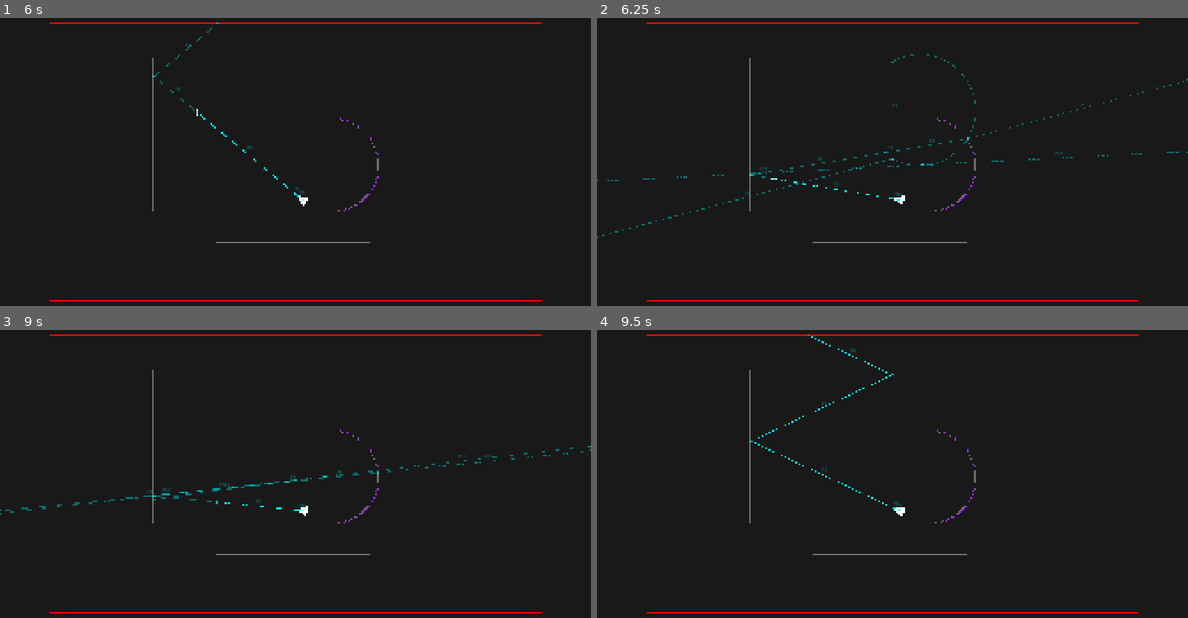
Above: before the commit, frames 1-4 (two rows, left to right).
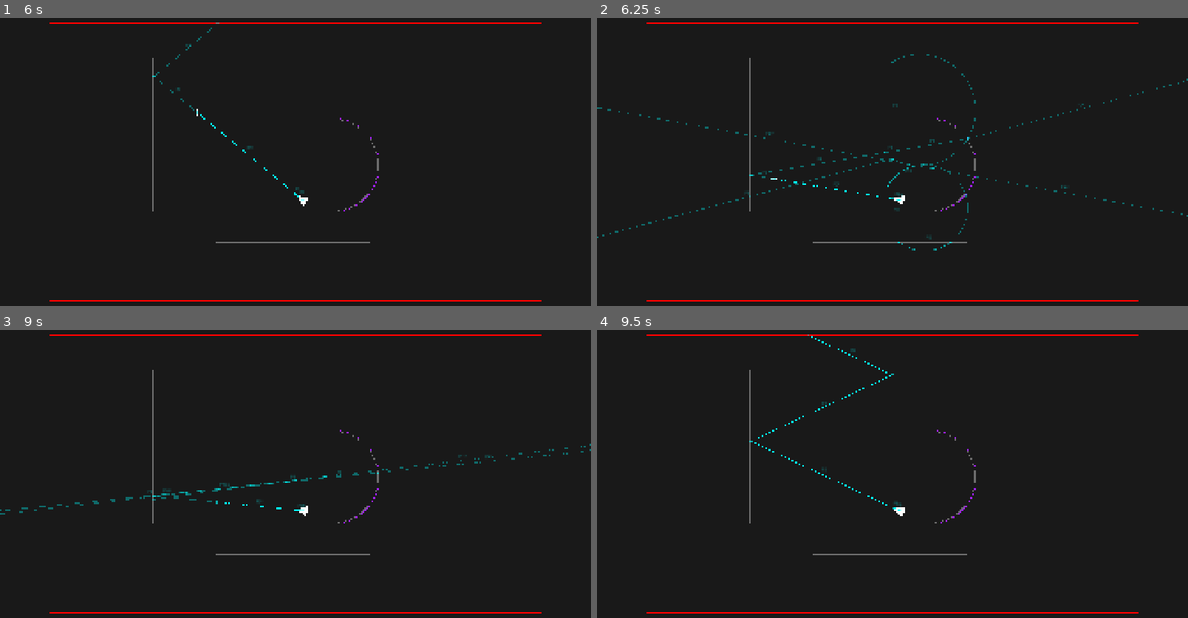
Above: after the commit, the same moments.

Repository: AlonKellner-RedHat/ricochet-game-v2
Game: Godot game, scene res://scenes/main.tscn
Two runs of this game, one before a commit and one after it. Both use one fixed random seed, a clock stepped at 60 frames per second and the inputs below. This scene is started directly instead of the project's main scene.
Inputs (mouse positions are in pixels of both pictures, inside the frame that each line leads up to):
- Up to frame 1 (6 s): tap Enter at 0.5, 3.5 s; move the mouse to (425, 144) at 0.52 s; hold D (move_right) 0.53-1.25 s; hold Space (fire) 0.53-1.25 s; click (425, 144) at 0.67 s; drag from (177, 179) to (265, 228) at 1.27 s; tap Space (fire) at 2, 5 s; move the mouse to (354, 90) at 2.02 s; hold D (move_right) 2.03-2.75 s; tap Alt at 2.1 s; drag from (265, 228) to (118, 113) at 2.77 s; move the mouse to (472, 210) at 3.52 s; hold A (move_left) 3.53-4.25 s; tap Tab at 3.6 s; drag from (118, 113) to (206, 78) at 4.27 s; move the mouse to (325, 162) at 5.02 s; hold S (move_down) 5.03-5.75 s; tap Z at 5.1 s; click (325, 162) at 5.17 s; drag from (206, 78) to (177, 179) at 5.77 s
- Up to frame 2 (6.25 s): no input
- Up to frame 3 (9 s): tap Enter at 6.5 s; move the mouse to (425, 456) at 6.52 s; hold W (move_up) 6.53-7.25 s; tap C at 6.6 s; drag from (177, 491) to (265, 540) at 7.27 s; tap Space (fire) at 8 s; move the mouse to (354, 402) at 8.02 s; hold S (move_down) 8.03-8.75 s; hold Shift 8.03-8.75 s; drag from (265, 540) to (118, 425) at 8.77 s
- Up to frame 4 (9.5 s): no input

Frame 1 is identical in both runs. In frame 2, 0.4% of the frame differs, in the area x 0-100%, y 31-81%; in frame 3, 0.2%; in frame 4, nothing differs.

Commit message:
Bisect commit 2: Möbius hardening
INF/NaN handling in apply(), cdiv zero-check, compose normalization,
invert() conjugating branch.

Co-Authored-By: Claude Opus 4.6 <noreply@anthropic.com>

Diff:
--- a/scripts/math/mobius_transform.gd
+++ b/scripts/math/mobius_transform.gd
@@ -30,13 +30,21 @@
 		false, IDENTITY_ID)
 
 func apply(point: Vector2) -> Vector2:
-	var z := Vector2(point.x, point.y)
+	if is_inf(point.x) or is_inf(point.y):
+		if c == Vector2.ZERO:
+			return Vector2(INF, INF)
+		return cdiv(a, c)
+	var z := point
 	if conjugating:
 		z = cconj(z)
 	var num := cmul(a, z) + b
 	var den := cmul(c, z) + d
-	var w := cdiv(num, den)
-	return Vector2(w.x, w.y)
+	if den == Vector2.ZERO:
+		return Vector2(INF, INF)
+	var result := cdiv(num, den)
+	if is_nan(result.x) or is_nan(result.y):
+		return Vector2(INF, INF)
+	return result
 
 func compose(other: MobiusTransform) -> MobiusTransform:
 	var m2_a := other.a
@@ -55,6 +63,14 @@
 	var new_c := cmul(c, m2_a) + cmul(d, m2_c)
 	var new_d := cmul(c, m2_b) + cmul(d, m2_d)
 
+	var max_mag := maxf(maxf(new_a.length(), new_b.length()), maxf(new_c.length(), new_d.length()))
+	if max_mag > 1e6:
+		var inv := 1.0 / max_mag
+		new_a *= inv
+		new_b *= inv
+		new_c *= inv
+		new_d *= inv
+
 	var new_conj: bool
 	if conjugating:
 		new_conj = not other.conjugating
@@ -64,12 +80,17 @@
 	return MobiusTransform.new(new_a, new_b, new_c, new_d, new_conj)
 
 func invert() -> MobiusTransform:
+	if conjugating:
+		return MobiusTransform.new(
+			Vector2(-d.x, d.y), Vector2(b.x, -b.y),
+			Vector2(c.x, -c.y), Vector2(-a.x, a.y),
+			true)
 	var det := cmul(a, d) - cmul(b, c)
 	var inv_a := cdiv(d, det)
 	var inv_b := cdiv(-b, det)
 	var inv_c := cdiv(-c, det)
 	var inv_d := cdiv(a, det)
-	return MobiusTransform.new(inv_a, inv_b, inv_c, inv_d, conjugating)
+	return MobiusTransform.new(inv_a, inv_b, inv_c, inv_d, false)
 
 static func cmul(v1: Vector2, v2: Vector2) -> Vector2:
 	return Vector2(v1.x * v2.x - v1.y * v2.y, v1.x * v2.y + v1.y * v2.x)
@@ -79,6 +100,8 @@
 
 static func cdiv(v1: Vector2, v2: Vector2) -> Vector2:
 	var denom: float = v2.x * v2.x + v2.y * v2.y
+	if denom == 0.0:
+		return Vector2(INF, INF)
 	return Vector2((v1.x * v2.x + v1.y * v2.y) / denom, (v1.y * v2.x - v1.x * v2.y) / denom)
 
 static func cmod2(v: Vector2) -> float:
